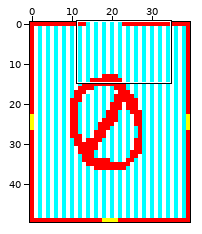
Tiled map: examples/games/mazegame/src/mazes/maze0.tmx. Above: a wide view before the commit, with the close-up outlined.
Close-up. Earlier state:
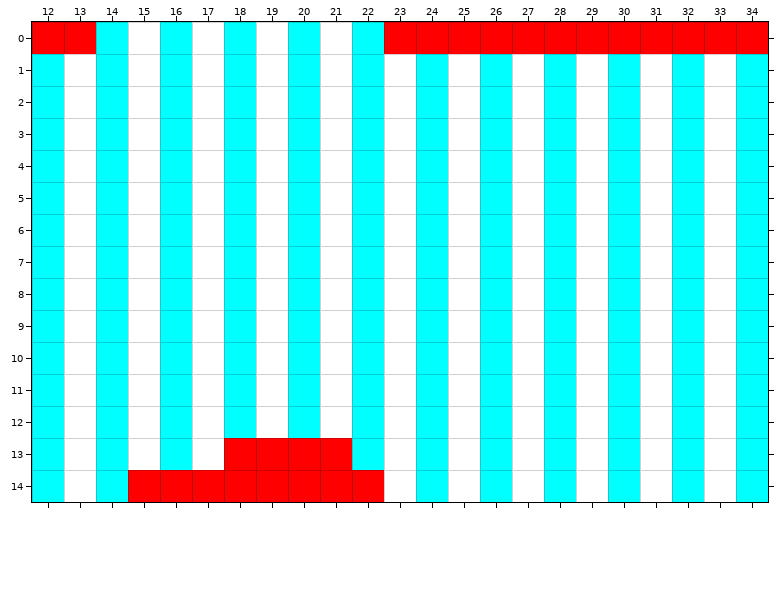
Cells are 4x4 px. Shown: x 12..34, y 0..14.
New version:
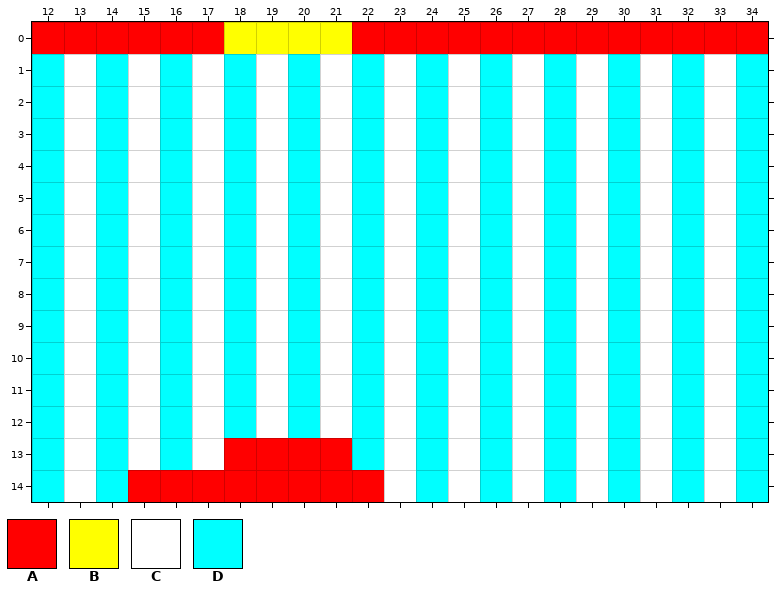
Key: from "tiles": A 0, B 29, C 32, D 33.
_ is an empty cell.
The exact change:
{"where": "layer \"map\""}
{"y":0,"x":14,"old":"DCDCDCDCD","new":"AAAABBBBA"}
{"label":"changed","picture_box":[96,22,384,54]}
